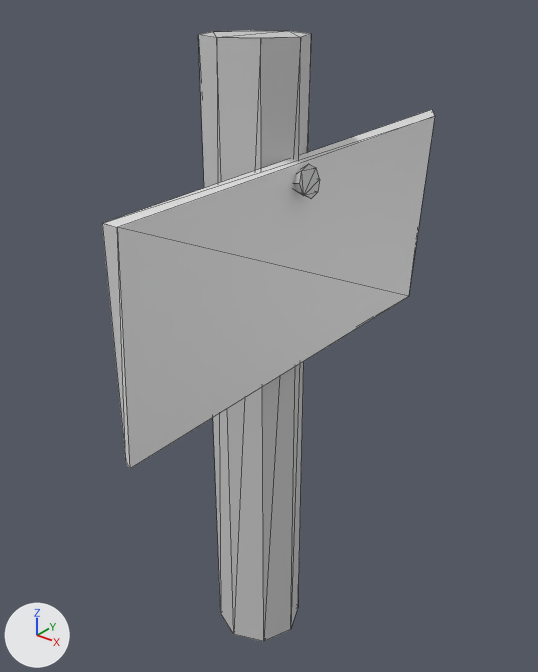
The COLLADA model Assets/Models/home.dae, before and after one commit.
The view is the same before and after, from a 50 mm lens placed at (0.906, -1.093, 1.53), pointed at (-0.012, 0.054, 0.819). The axes (+X, +Y, +Z) are drawn at lower left. The lights are the same throughout. Mesh edges are drawn as thin lines. Where no turn or scale is listed for an object, it has been applied to the vertices.
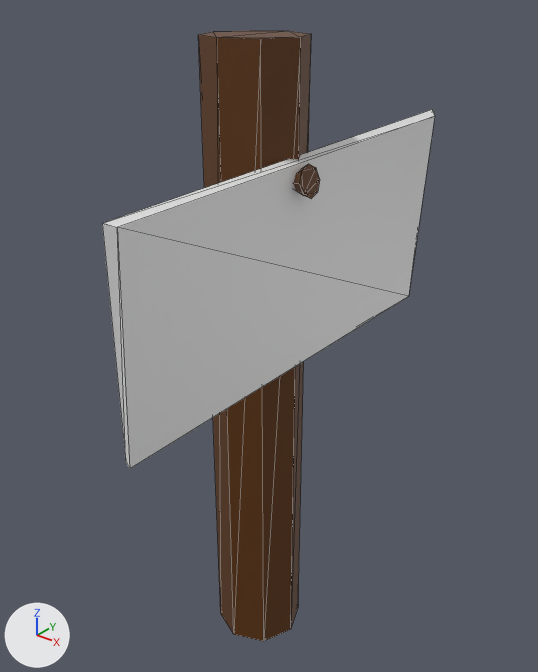
Changed parts and their boxes (x1, y1, x2, y2) in the pictures (538 x 672 px):
'Cylinder', surface changed (grey to brown)
    both: (198, 30, 311, 641)
'Cone', surface changed (grey to brown)
    both: (294, 164, 320, 199)

The change, as a list of edits to the scene's bpy script:
```text
Add img_material_002_diffuse_color_png:
    img_material_002_diffuse_color_png = load_image('Material.002 Diffuse Color.png', 'Material.002 Diffuse Color.png', 1024, 1024, 'sRGB')
Add img_material_001_diffuse_color_001_png:
    img_material_001_diffuse_color_001_png = load_image('Material.001 Diffuse Color.001.png', 'Material.001 Diffuse Color.001.png', 1024, 1024, 'sRGB')
Change mat_material_001:
    remove mat_material_001.base_color = (0.64, 0.64, 0.64)  # light grey #d1d1d1
    add mat_material_001.texture = img_material_001_diffuse_color_001_png
Change mat_material_002:
    remove mat_material_002.base_color = (0.64, 0.64, 0.64)  # light grey #d1d1d1
    add mat_material_002.texture = img_material_002_diffuse_color_png
```
